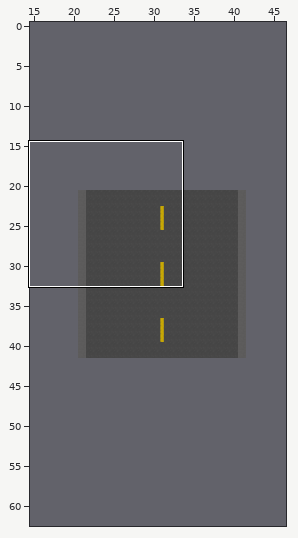
Tiled map -- Map/Streets/street_2.tmx. The picture above shows the old version from afar; the outline marks the close-up.
Close-up. Before:
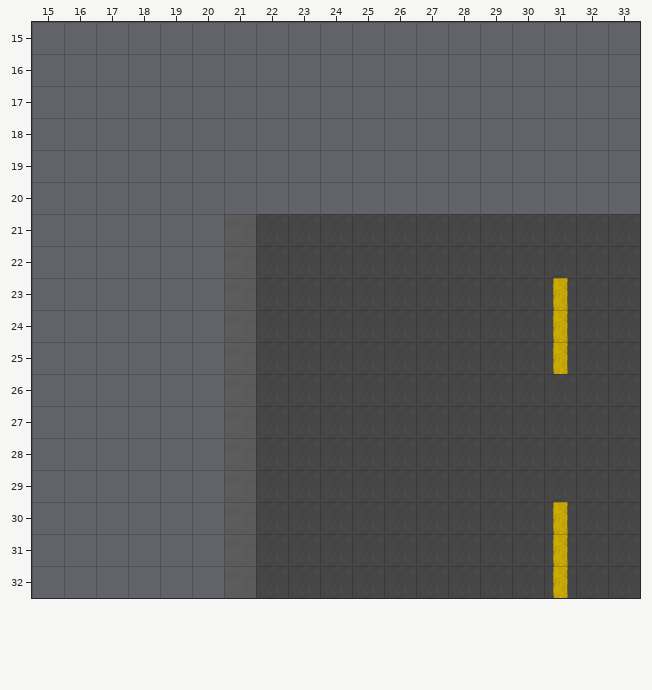
Cells are 32x32 px. Shown: x 15..33, y 15..32. The commit also changed other parts of the map, which this record leaves out. The old version is drawn lined up with the new one.
The same view after the edit:
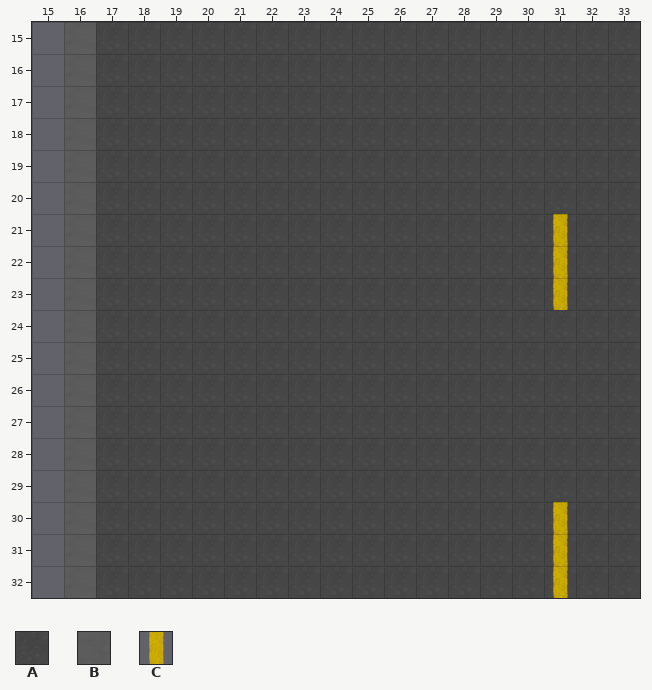
Key: from "tileset_gen4": A 0, B 15, C 16.
_ is an empty cell.
Commit: reworked streets (bigger) and their generation
Difference:
map size 21x21 -> 63x63 cells (old content now starts at 21,21; both pictures use the new coordinates)
Layer "street_asphalt":
y 15..20: x 17..33 _________________ -> AAAAAAAAAAAAAAAAA
y 21..32: x 17..20 ____ -> AAAA
Layer "street_signs":
y 21..22: x 21 B -> _; x 31 _ -> C
y 23: x 21 B -> _
y 24..25: x 21 B -> _; x 31 C -> _
y 26..32: x 21 B -> _
